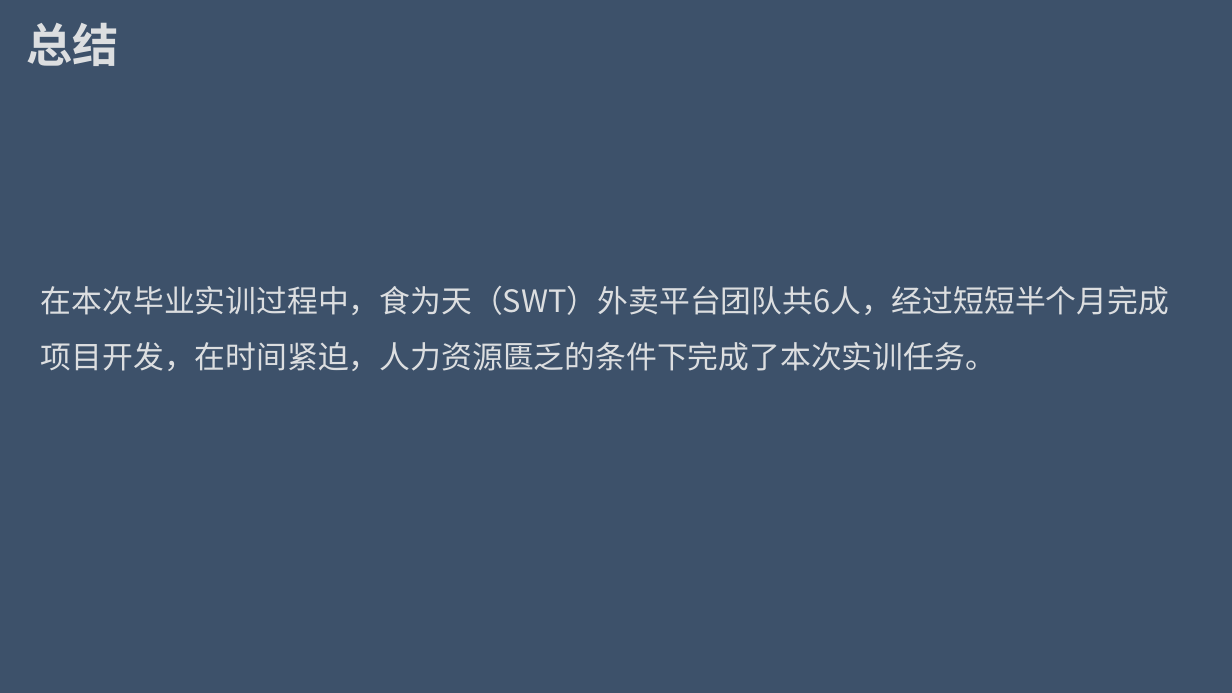
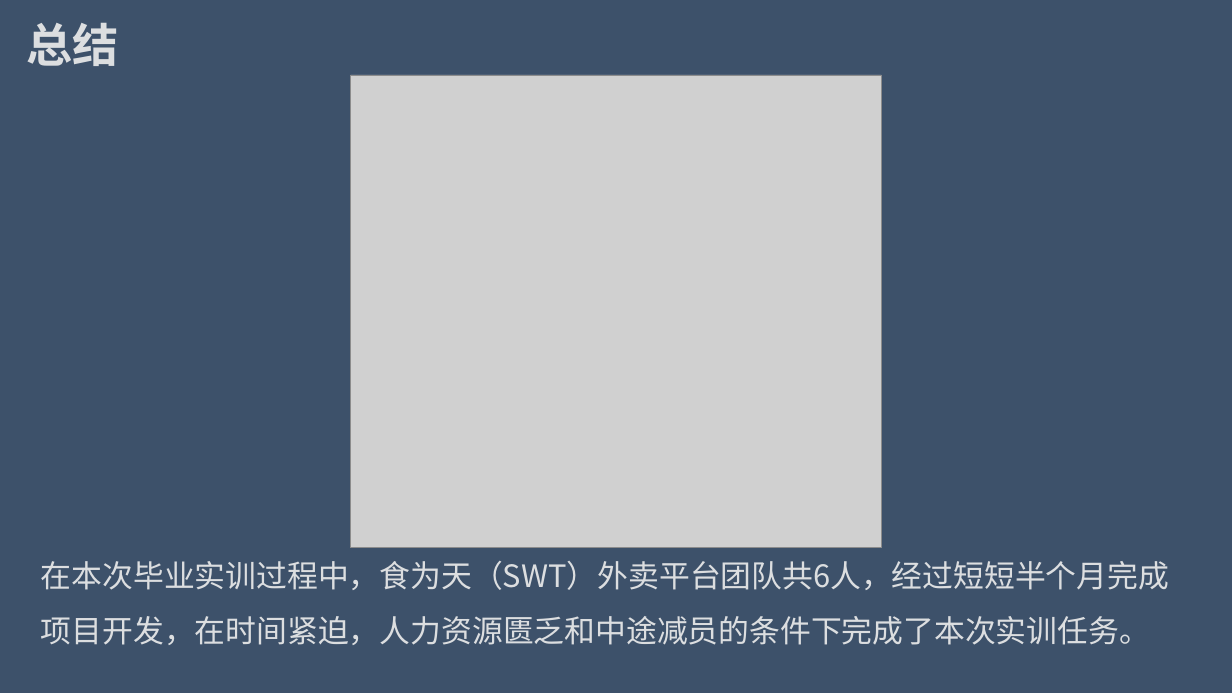
Before and after one commit to Wangzt670/swt, a slide deck: slide 27 of 项目待交付工件/D结项阶段/2.项目答辩.pptx. Drawn at 1232x693 pixels with LibreOffice and Linux fonts; fonts in the diff are those of the drawing; grey boxes stand for pictures. Boxes give left, top, right and bottom in pixels: in the first picture for what was removed or moved away, otherwise in the second. Text is boxed around its words. In the diff, an @@ line names an element or a change of style, - is before the commit and + after.

Commit message:
update PPT

```diff
--- a/项目待交付工件/D结项阶段/2.项目答辩.pptx
+++ b/项目待交付工件/D结项阶段/2.项目答辩.pptx
@@ picture added at box(350, 75, 881, 548) @@
@@ text at box(41, 561, 1169, 645): text changed @@
-在本次毕业实训过程中，食为天（SWT）外卖平台团队共6人，经过短短半个月完成项目开发，在时间紧迫，人力资源匮乏的条件下完成了本次实训任务。
+在本次毕业实训过程中，食为天（SWT）外卖平台团队共6人，经过短短半个月完成项目开发，在时间紧迫，人力资源匮乏和中途减员的条件下完成了本次实训任务。
```
Also in this commit, not shown: 4 other slides changed, 2 other files.
